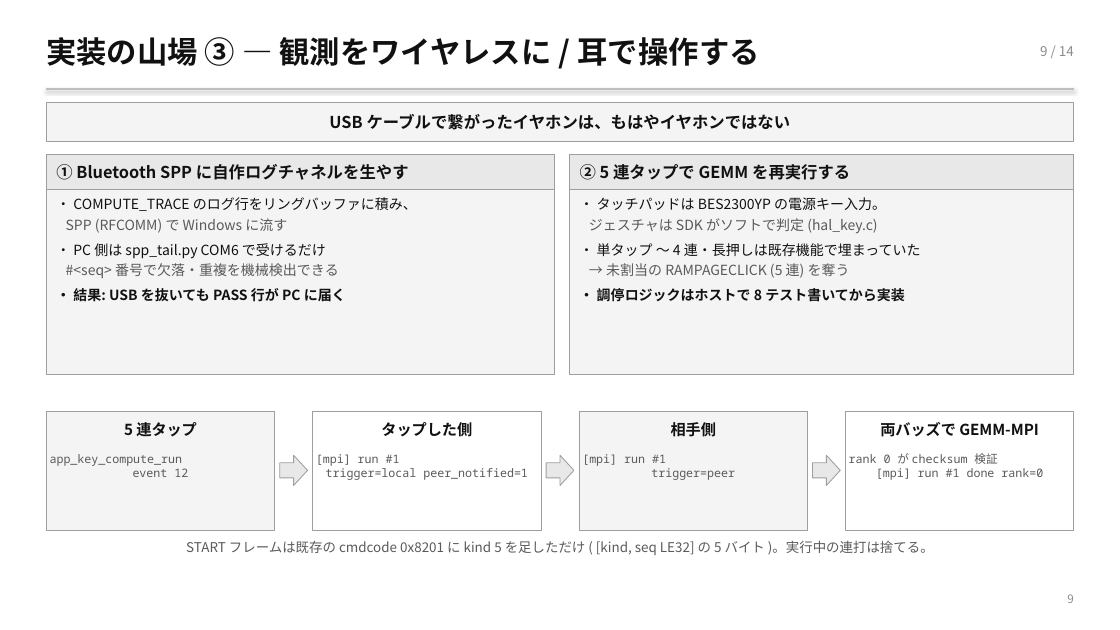
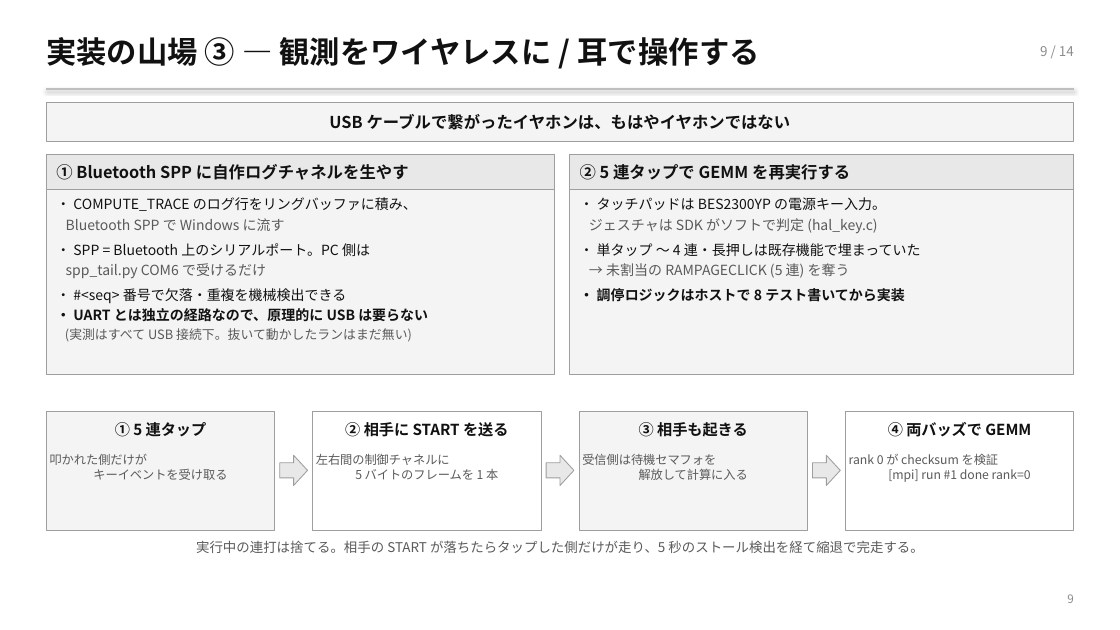
Before and after one commit to TamichiRyuto/pine-buds-cluster, a slide deck: slide 10 of slides/lt-ear-parallel.pptx. Drawn at 1120x630 pixels with LibreOffice and Linux fonts; fonts in the diff are those of the drawing. Boxes give left, top, right and bottom in pixels: in the first picture for what was removed or moved away, otherwise in the second. Text is boxed around its words. In the diff, an @@ line names an element or a change of style, - is before the commit and + after.

```diff
--- a/slides/lt-ear-parallel.pptx
+++ b/slides/lt-ear-parallel.pptx
@@ text at <box>56,218,428,342</box>: text changed @@
-SPP (RFCOMM) で Windows に流す
-・ PC 側は spp_tail.py COM6 で受けるだけ
-#<seq> 番号で欠落・重複を機械検出できる
-・ 結果: USB を抜いても PASS 行が PC に届く
+Bluetooth SPP で Windows に流す
+・ SPP = Bluetooth 上のシリアルポート。PC 側は
+spp_tail.py COM6 で受けるだけ
+・ #<seq> 番号で欠落・重複を機械検出できる
+・ UART とは独立の経路なので、原理的に USB は要らない
+(実測はすべて USB 接続下。抜いて動かしたランはまだ無い)
@@ text at <box>115,422,207,437</box>: text changed @@
-5 連タップ
+① 5 連タップ
@@ text at <box>345,422,508,437</box>: text changed @@
-タップした側
+② 相手に START を送る
@@ text at <box>639,422,747,437</box>: text changed @@
-相手側
+③ 相手も起きる
@@ text at <box>888,422,1031,437</box>: text changed @@
-両バッズで GEMM-MPI
+④ 両バッズで GEMM
@@ text at <box>50,454,227,480</box>: text changed; size 10 to 10.5 pt; font Noto Sans Mono to Noto Sans CJK JP @@
-app_key_compute_run
-event 12
+叩かれた側だけが
+キーイベントを受け取る
@@ text at <box>316,454,498,480</box>: text changed; size 10 to 10.5 pt; font Noto Sans Mono to Noto Sans CJK JP @@
-[mpi] run #1
-trigger=local peer_notified=1
+左右間の制御チャネルに
+5 バイトのフレームを 1 本
@@ text at <box>582,454,748,480</box>: text changed; size 10 to 10.5 pt; font Noto Sans Mono to Noto Sans CJK JP @@
-[mpi] run #1
-trigger=peer
+受信側は待機セマフォを
+解放して計算に入る
@@ text at <box>849,454,1031,482</box>: text changed; size 10 to 10.5 pt; font Noto Sans Mono to Noto Sans CJK JP @@
-rank 0 が checksum 検証
-[mpi] run #1 done rank=0
+rank 0 が checksum を検証
+[mpi] run #1 done rank=0
@@ text at <box>196,540,923,553</box>: text changed @@
-START フレームは既存の cmdcode 0x8201 に kind 5 を足しただけ ( [kind, seq LE32] の 5 バイト )。実行中の連打は捨てる。
+実行中の連打は捨てる。相手の START が落ちたらタップした側だけが走り、5 秒のストール検出を経て縮退で完走する。
```
Also in this commit, not shown: 13 other slides changed, 2 other files.
